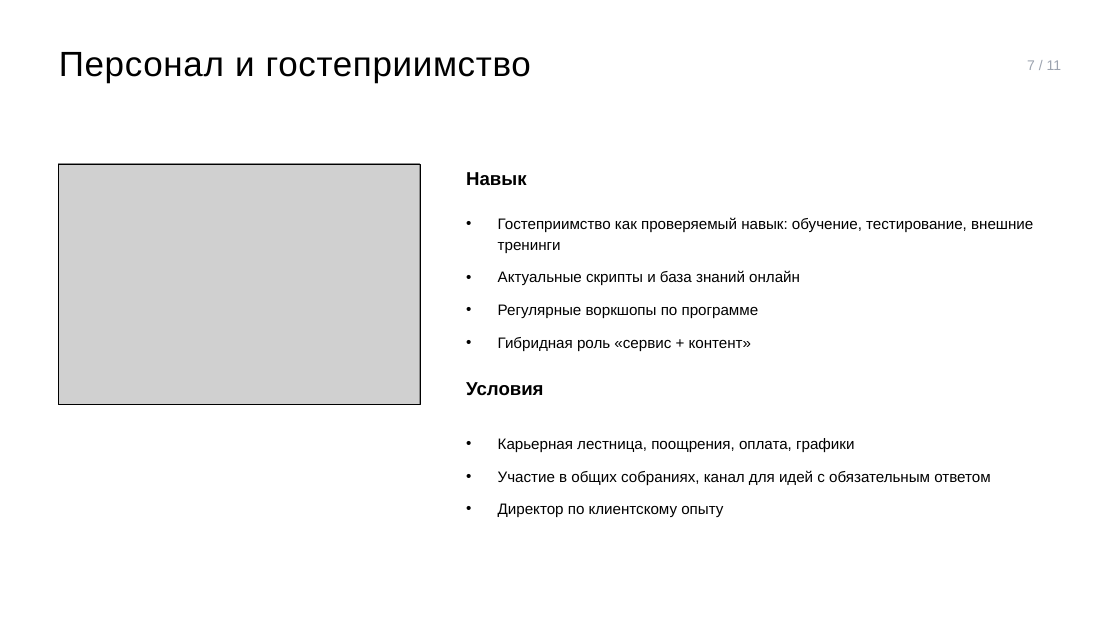
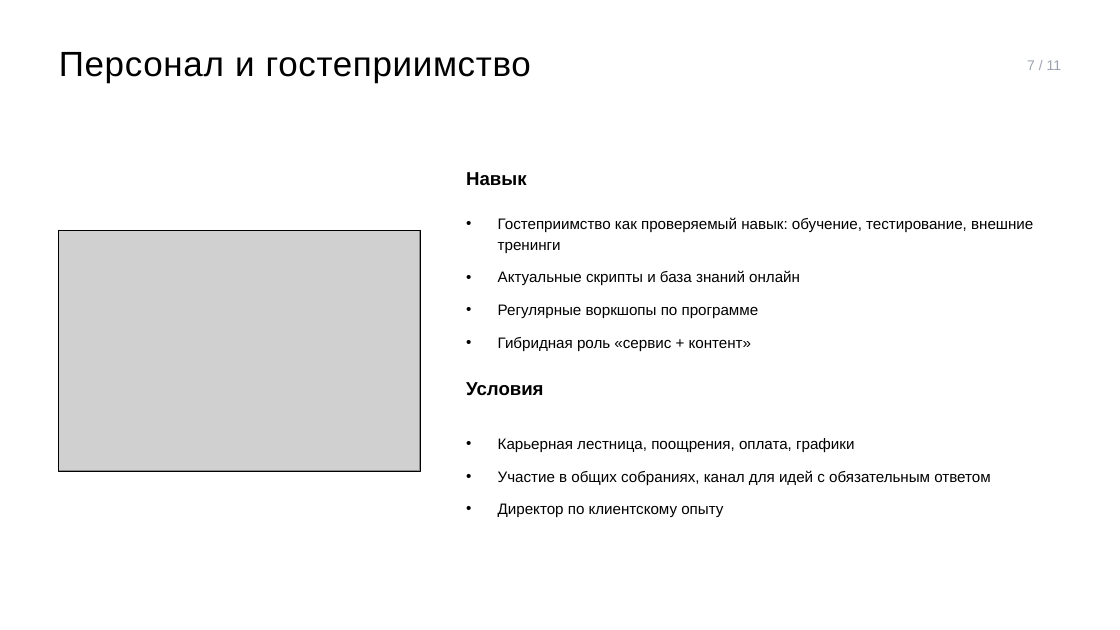
Before and after one commit to skrasin/ges-2, a slide deck: slide 7 of docs/strategy/ges2-service-cx-proposal.pptx. Drawn at 1120x630 pixels with LibreOffice and Linux fonts; fonts in the diff are those of the drawing; grey boxes stand for pictures. Boxes give left, top, right and bottom in pixels: in the first picture for what was removed or moved away, otherwise in the second. Text is boxed around its words. In the diff, an @@ line names an element or a change of style, - is before the commit and + after.

```diff
--- a/docs/strategy/ges2-service-cx-proposal.pptx
+++ b/docs/strategy/ges2-service-cx-proposal.pptx
@@ picture moved from (x1=59, y1=164, x2=420, y2=405) to (x1=59, y1=230, x2=420, y2=471) @@
@@ rectangle moved from (x1=59, y1=164, x2=420, y2=405) to (x1=59, y1=230, x2=420, y2=471) @@
```
Also in this commit, not shown: 1 other slide changed, 3 other files.
